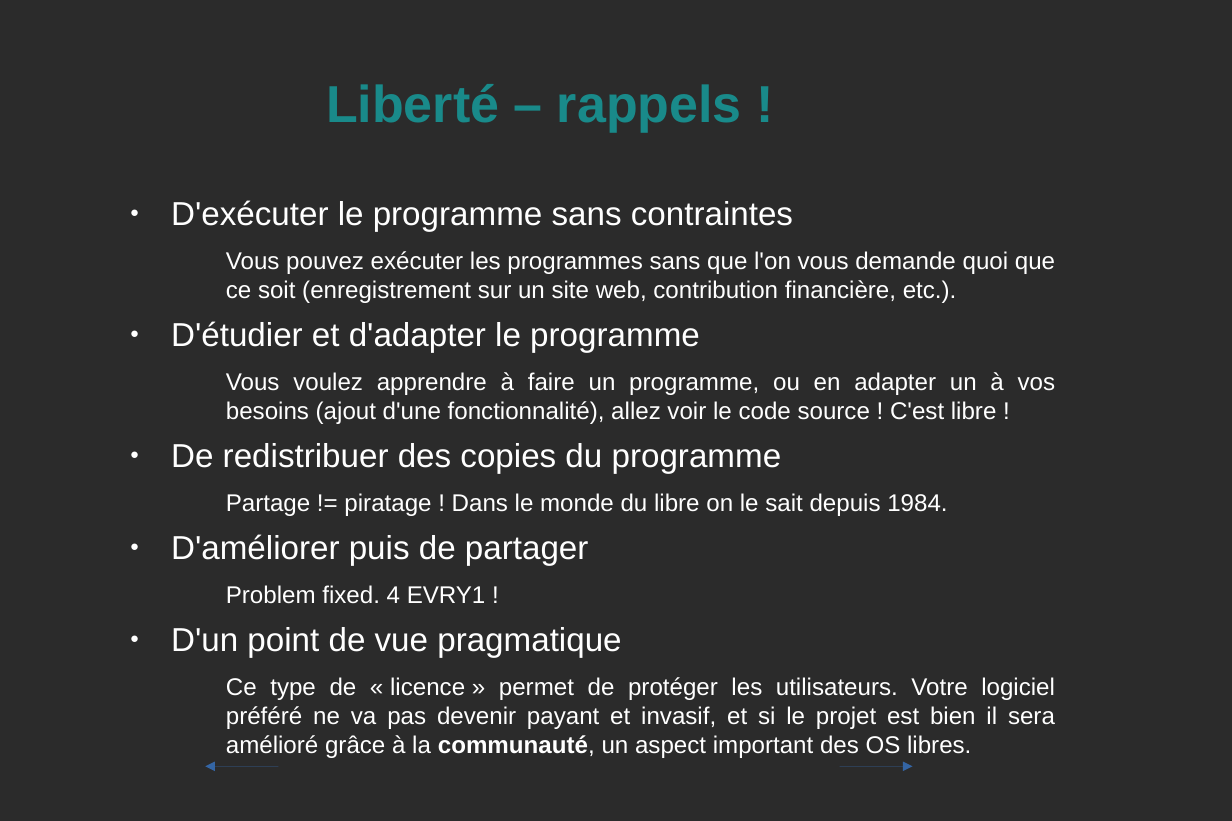
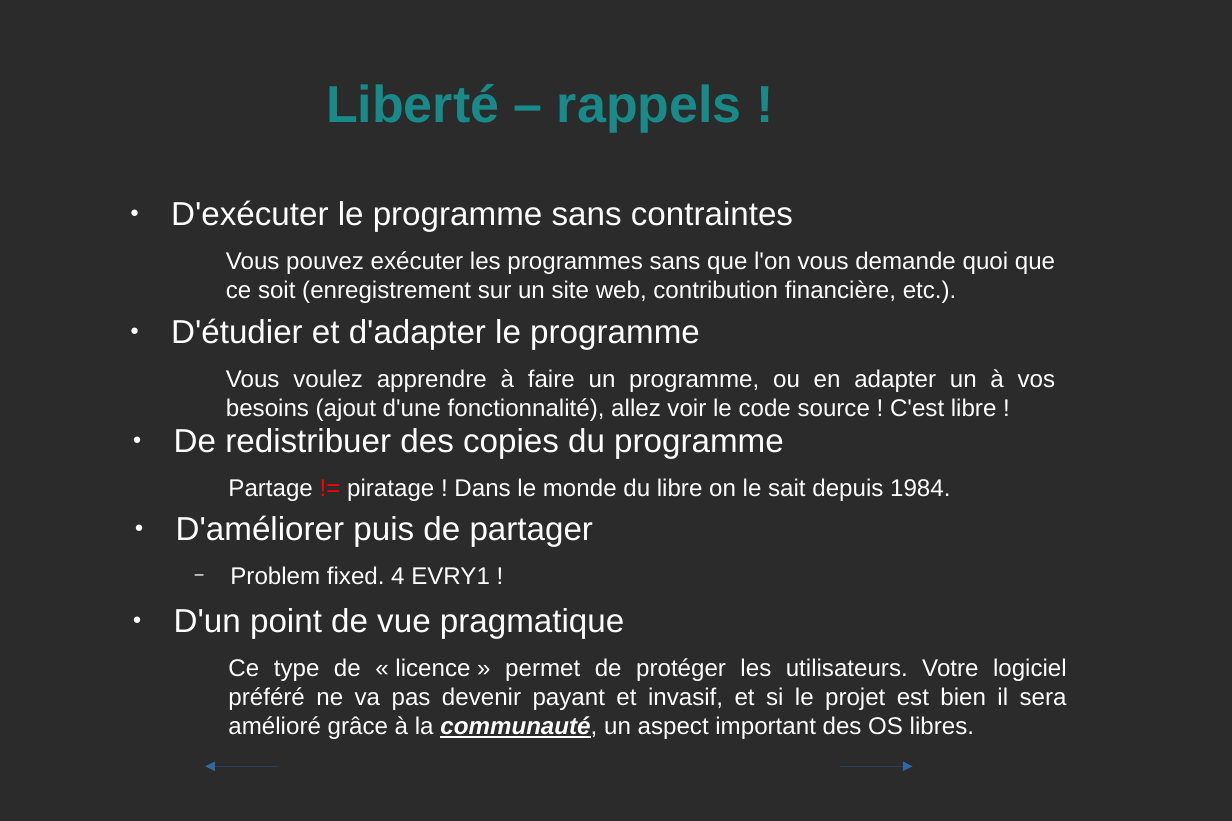
Before and after one commit to KaneRoot/public, a slide deck: slide 3 of licence_s4/com/diaporama_explicite_pas_complet.odp. Drawn at 1232x821 pixels with LibreOffice and Linux fonts; fonts in the diff are those of the drawing; background and template pictures are left out; a plain dark background stands for a picture behind light text. Boxes give left, top, right and bottom in pixels: in the first picture for what was removed or moved away, otherwise in the second. Text is boxed around its words. In the diff, an @@ line names an element or a change of style, - is before the commit and + after.

```diff
--- a/licence_s4/com/diaporama_explicite_pas_complet.odp
+++ b/licence_s4/com/diaporama_explicite_pas_complet.odp
@@ text at box(171, 200, 1056, 604): paragraphs removed @@
-  ● D'exécuter le programme sans contraintes
-    Vous pouvez exécuter les programmes sans que l'on vous demande quoi que ce soit (enregistrement sur un site web, contribution financière, etc.).
-  ● D'étudier et d'adapter le programme
-    Vous voulez apprendre à faire un programme, ou en adapter un à vos besoins (ajout d'une fonctionnalité), allez voir le code source ! C'est libre !
-  ● De redistribuer des copies du programme
-    Partage != piratage ! Dans le monde du libre on le sait depuis 1984.
-  ● D'améliorer puis de partager
-    Problem fixed. 4 EVRY1 !
@@ text added at box(171, 318, 1056, 421), 15 pt, text #FFFFFF @@
+  ● D'étudier et d'adapter le programme
+    Vous voulez apprendre à faire un programme, ou en adapter un à vos besoins (ajout d'une fonctionnalité), allez voir le code source ! C'est libre !
@@ text added at box(174, 428, 950, 501), 15 pt, text #FFFFFF @@
+  ● De redistribuer des copies du programme
+    Partage != piratage ! Dans le monde du libre on le sait depuis 1984.
@@ text added at box(176, 515, 593, 585), 20.6 pt, text #FFFFFF @@
+  ● D'améliorer puis de partager
+    − Problem fixed. 4 EVRY1 !
@@ text "D'un point de vue pragmatique": place and size @@
-text "D'un point de vue pragmatique" at box(171, 200, 1056, 758)
+text "D'un point de vue pragmatique" at box(174, 608, 1067, 739)
@@ text at box(228, 658, 1067, 739): italic on, underline on in "communauté," @@
```
Also in this commit, not shown: 7 other slides changed.
